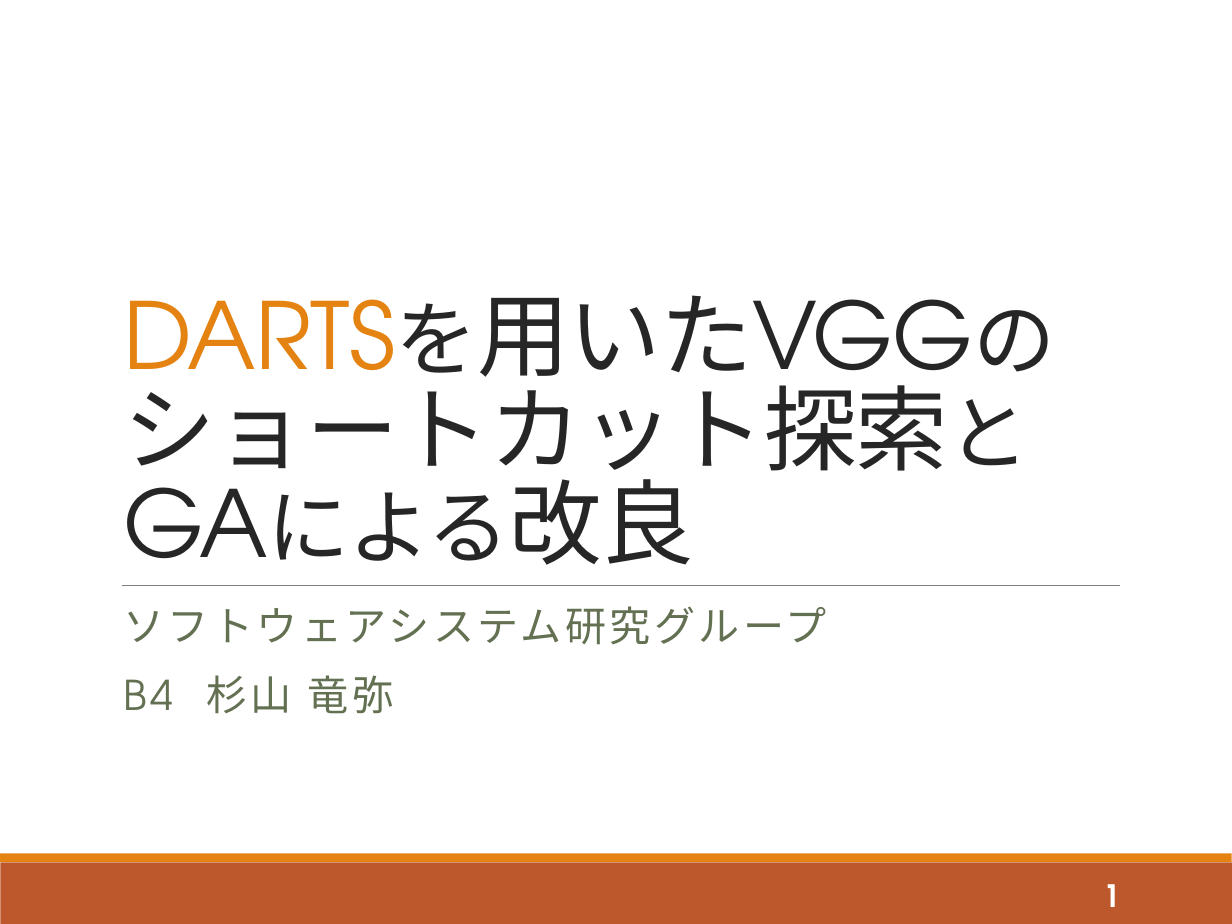
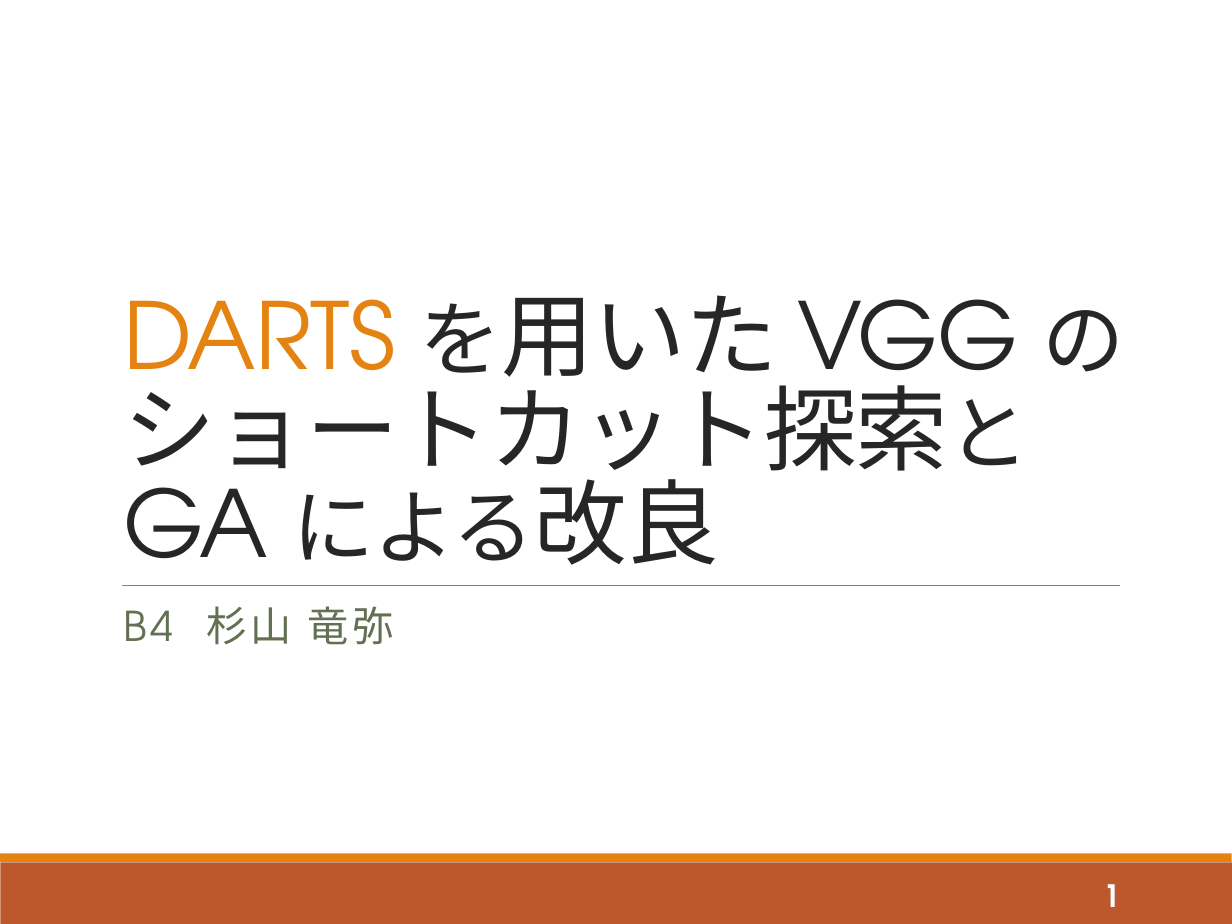
Before and after one commit to tatsuya-sugiyama/WeeklyReport, a slide deck: slide 1 of report/2020後期/2020_2nd_sugiyama.pptx. Drawn at 1232x924 pixels with LibreOffice and Linux fonts; fonts in the diff are those of the drawing. Boxes give left, top, right and bottom in pixels: in the first picture for what was removed or moved away, otherwise in the second. Text is boxed around its words. In the diff, an @@ line names an element or a change of style, - is before the commit and + after.

```diff
--- a/report/2020後期/2020_2nd_sugiyama.pptx
+++ b/report/2020後期/2020_2nd_sugiyama.pptx
@@ title at [123,295,1124,586]: spaces changed @@
-DARTSを用いたVGGの
-ショートカット探索と
-GAによる改良
+DARTS を用いた VGG の
+ショートカット探索と
+GA による改良
@@ subtitle at [123,606,826,645]: paragraph removed @@
-ソフトウェアシステム研究グループ
```
Also in this commit, not shown: 16 other slides changed, 1 slide added, 2 other files.
